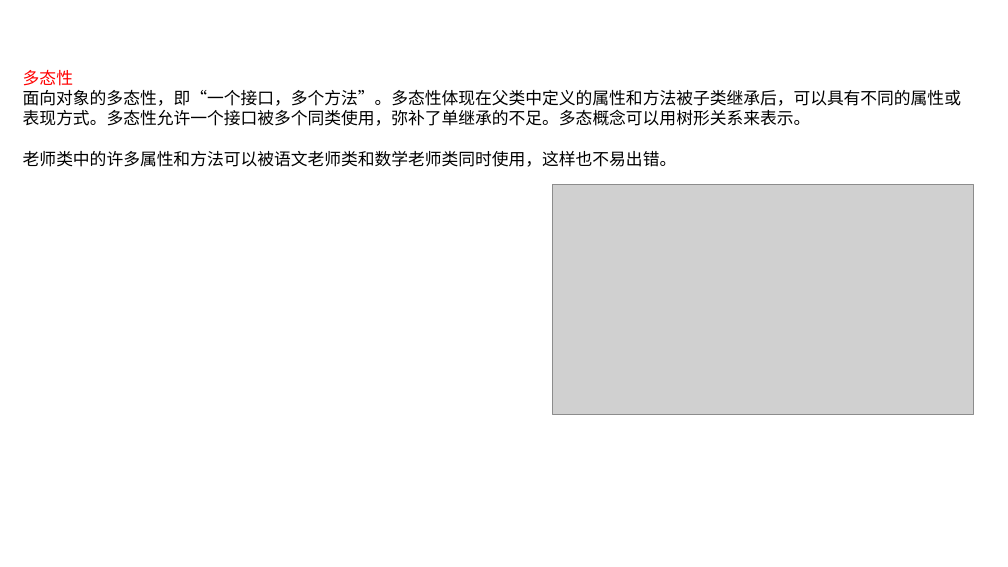
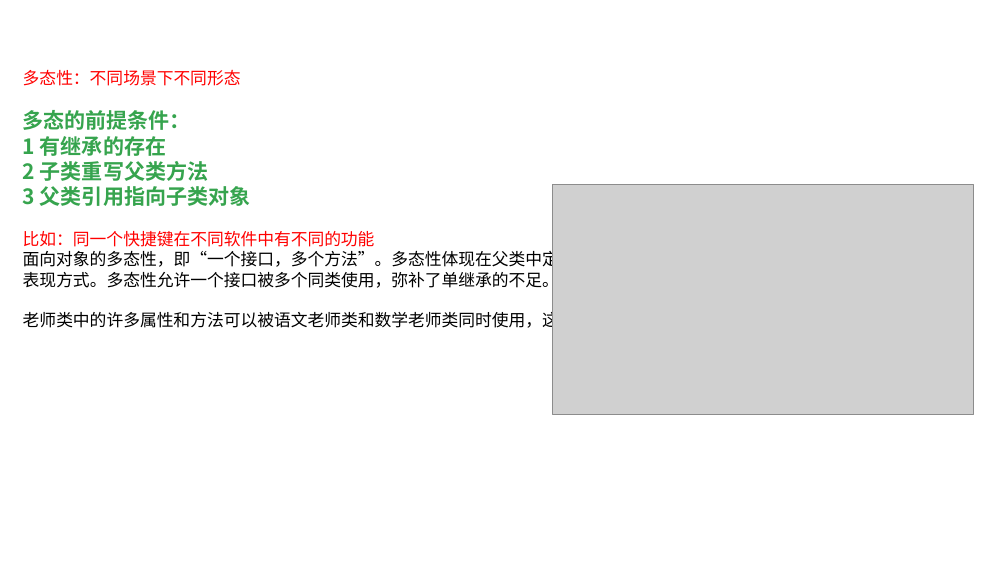
Before and after one commit to linkknown/PPT, a slide deck: slide 14 of 基础PPT/第2章：Java面向对象.pptx (slide 16 before the commit). Drawn at 1008x567 pixels with LibreOffice and Linux fonts; fonts in the diff are those of the drawing; grey boxes stand for pictures; background and template pictures are left out. Boxes give left, top, right and bottom in pixels: in the first picture for what was removed or moved away, otherwise in the second. Text is boxed around its words. In the diff, an @@ line names an element or a change of style, - is before the commit and + after.

```diff
--- a/基础PPT/第2章：Java面向对象.pptx
+++ b/基础PPT/第2章：Java面向对象.pptx
@@ text at [23, 70, 375, 247]: text changed; size 16 to 20 pt; text colour #FF0000 to #36A44E; bold on @@
-多态性
+多态性：不同场景下不同形态
+多态的前提条件：
+1 有继承的存在
+2 子类重写父类方法
+3 父类引用指向子类对象
+比如：同一个快捷键在不同软件中有不同的功能
```
Also in this commit, not shown: 17 other slides changed, 6 slides added, 1 slide removed, 1 other file.
